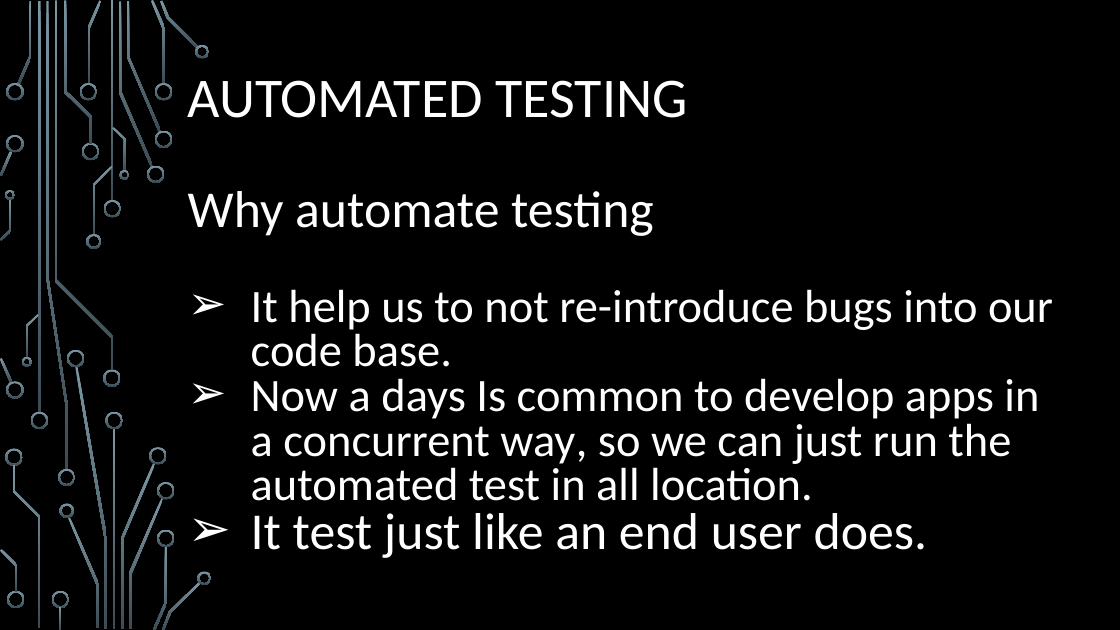
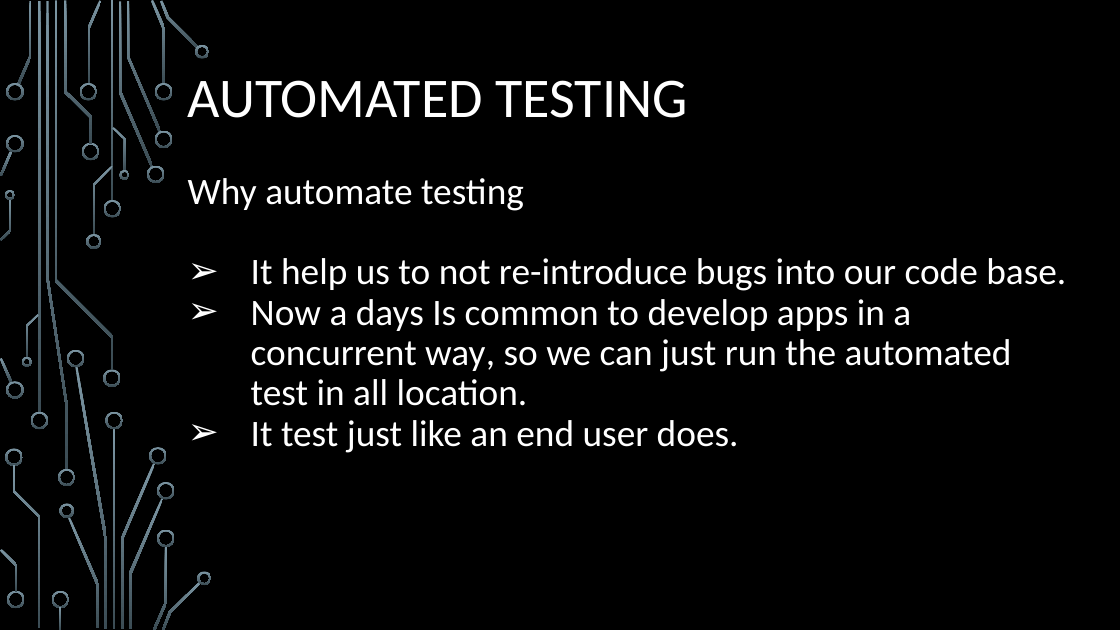
Before and after one commit to oskarCv/Selenium, a slide deck: slide 6 of Selenium/SeleniumFromScratch.pptx. Drawn at 1120x630 pixels with LibreOffice and Linux fonts; fonts in the diff are those of the drawing; background and template pictures are left out. Boxes give left, top, right and bottom in pixels: in the first picture for what was removed or moved away, otherwise in the second. Text is boxed around its words. In the diff, an @@ line names an element or a change of style, - is before the commit and + after.

```diff
--- a/Selenium/SeleniumFromScratch.pptx
+++ b/Selenium/SeleniumFromScratch.pptx
@@ text "Why automate testing" at (188, 178, 1066, 453): size 44.4 to 32 pt in "Why automate testing", "It test just like an end user ..."; size 39.8 to 32 pt in "It help us to not re-introduce bugs ...", "Now a days Is common to develop ..."; line spacing 0.8 to 0.9 @@
```
Also in this commit, not shown: 8 other slides changed, 4 other files.
